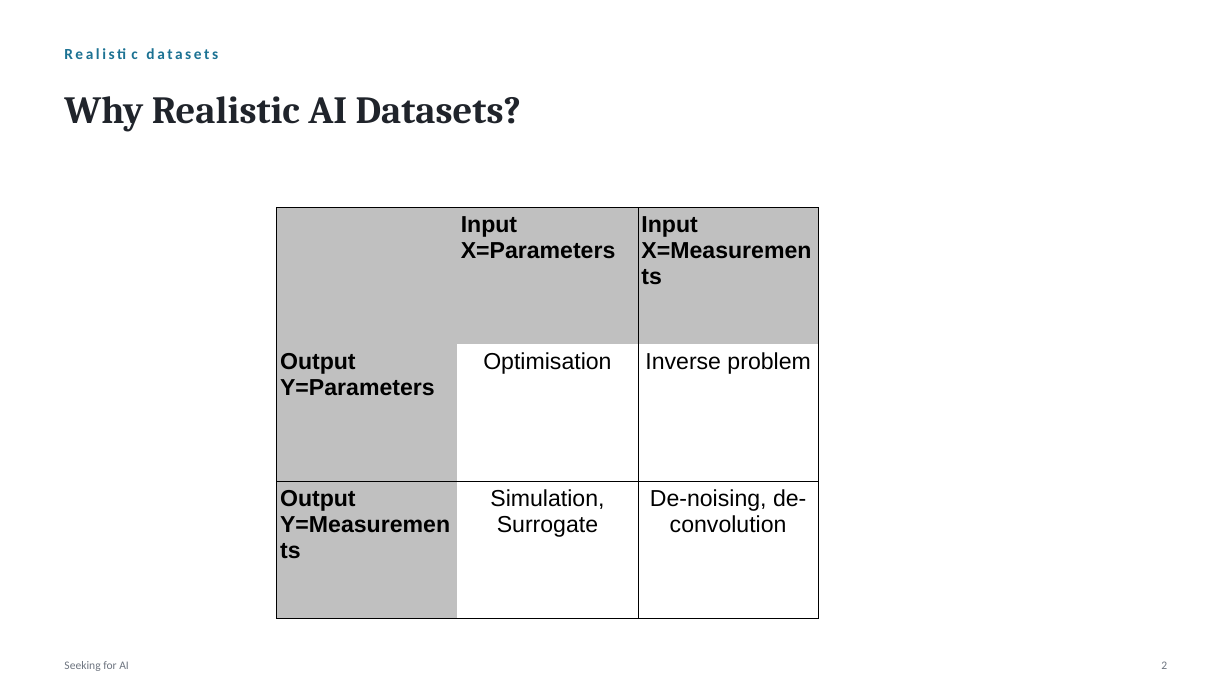
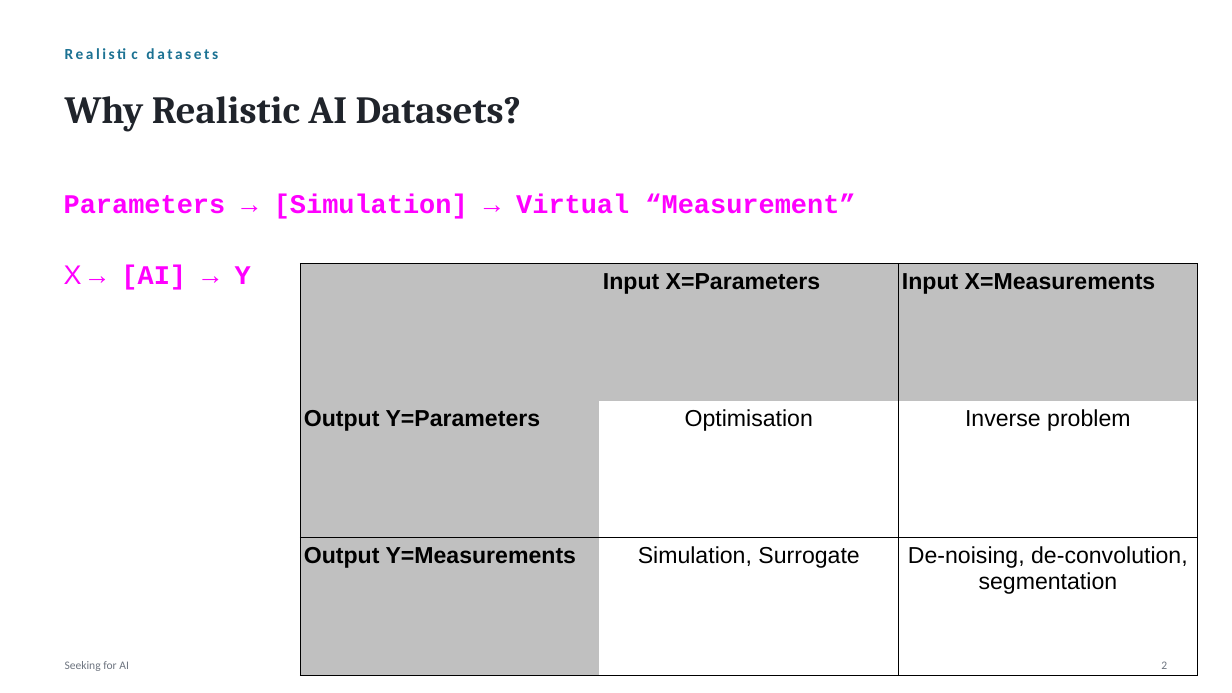
Before and after one commit to mccode-dev/PaNRAID, a slide deck: slide 7 of 21_September_Monday/01_Seeking_for_AI/01_Seeking_for_AI.pptx. Drawn at 1232x693 pixels with LibreOffice and Linux fonts; fonts in the diff are those of the drawing; background and template pictures are left out. Boxes give left, top, right and bottom in pixels: in the first picture for what was removed or moved away, otherwise in the second. Text is boxed around its words. In the diff, an @@ line names an element or a change of style, - is before the commit and + after.

```diff
--- a/21_September_Monday/01_Seeking_for_AI/01_Seeking_for_AI.pptx
+++ b/21_September_Monday/01_Seeking_for_AI/01_Seeking_for_AI.pptx
@@ text added at (64,194,855,290), 21 pt, text #FF00FF, bold @@
+Parameters → [Simulation] → Virtual “Measurement”
+X → [AI] → Y
@@ table at (300,263,1199,675) @@
-row 3, column 3: De-noising, de-convolution
+row 3, column 3: De-noising, de-convolution, segmentation
@@ table: place and size @@
-table at (276,207,820,618)
+table at (300,263,1199,675)
```
Also in this commit, not shown: 2 other files.
